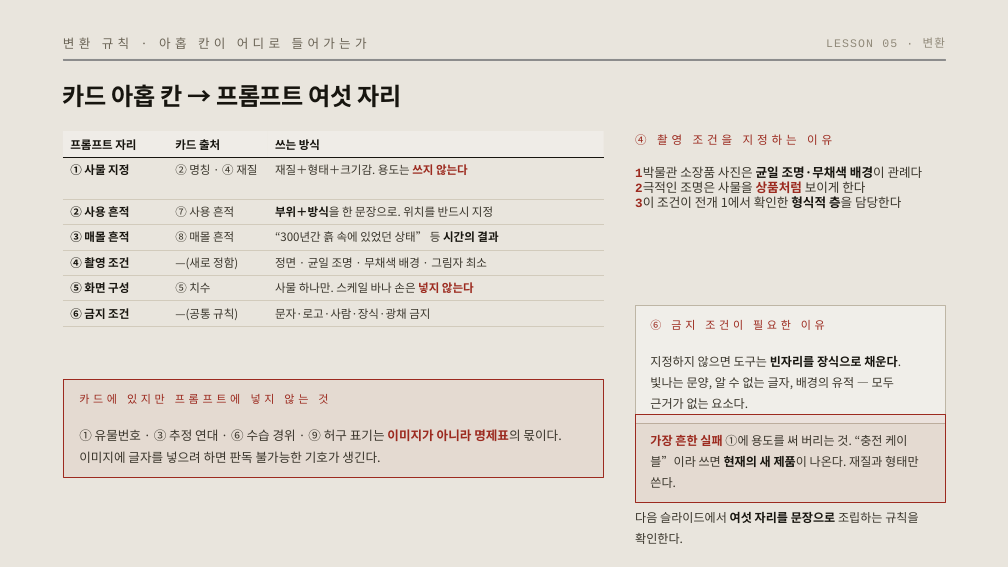
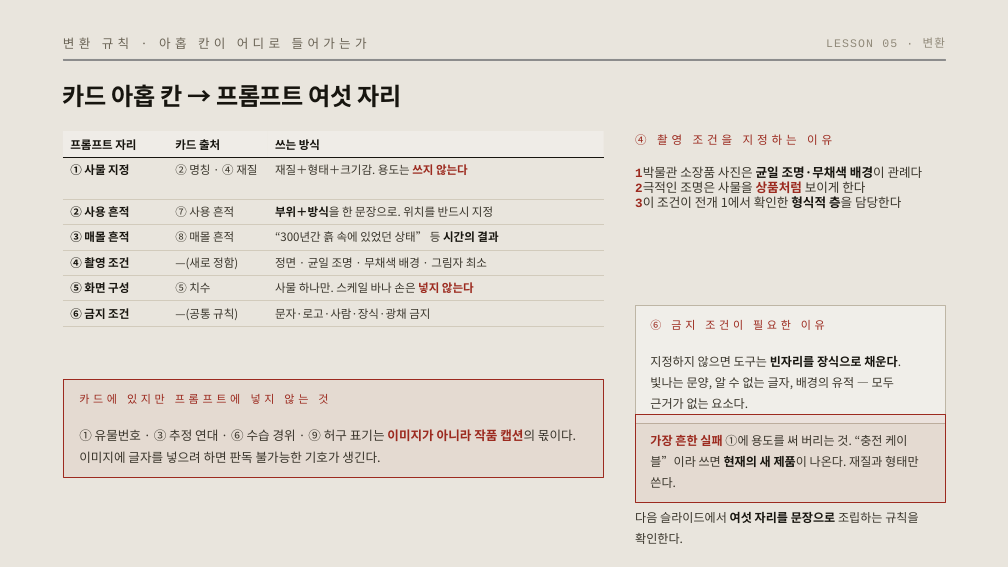
Before and after one commit to miran-artcode/museum, a slide deck: slide 25 of ppt/5차시_학생용_문장이_이미지를_결정한다.pptx. Drawn at 1008x567 pixels with LibreOffice and Linux fonts; fonts in the diff are those of the drawing; grey boxes stand for pictures; background and template pictures are left out. Boxes give left, top, right and bottom in pixels: in the first picture for what was removed or moved away, otherwise in the second. Text is boxed around its words. In the diff, an @@ line names an element or a change of style, - is before the commit and + after.

Commit message:
체크포인트 — 캡션 두 장 비교 자료 작업 전 저장

```diff
--- a/ppt/5차시_학생용_문장이_이미지를_결정한다.pptx
+++ b/ppt/5차시_학생용_문장이_이미지를_결정한다.pptx
@@ text at [79, 429, 576, 463]: text changed @@
-① 유물번호 · ③ 추정 연대 · ⑥ 수습 경위 · ⑨ 허구 표기는 이미지가 아니라 명제표의 몫이다. 이미지에 글자를 넣으려 하면 판독 불가능한 기호가 생긴다.
+① 유물번호 · ③ 추정 연대 · ⑥ 수습 경위 · ⑨ 허구 표기는 이미지가 아니라 작품 캡션의 몫이다. 이미지에 글자를 넣으려 하면 판독 불가능한 기호가 생긴다.
```
Also in this commit, not shown: 10 other slides changed, 40 other files.
